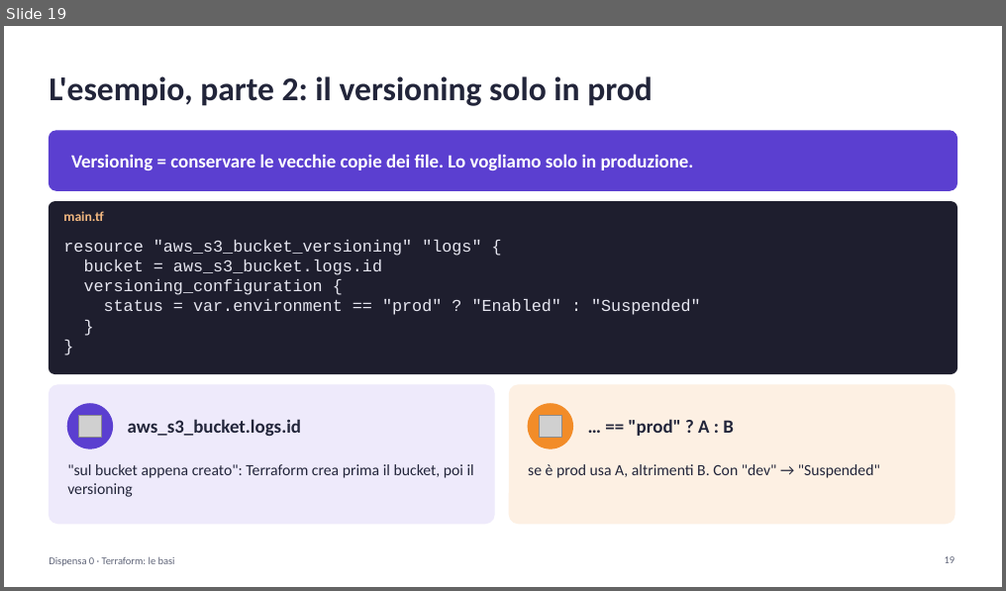
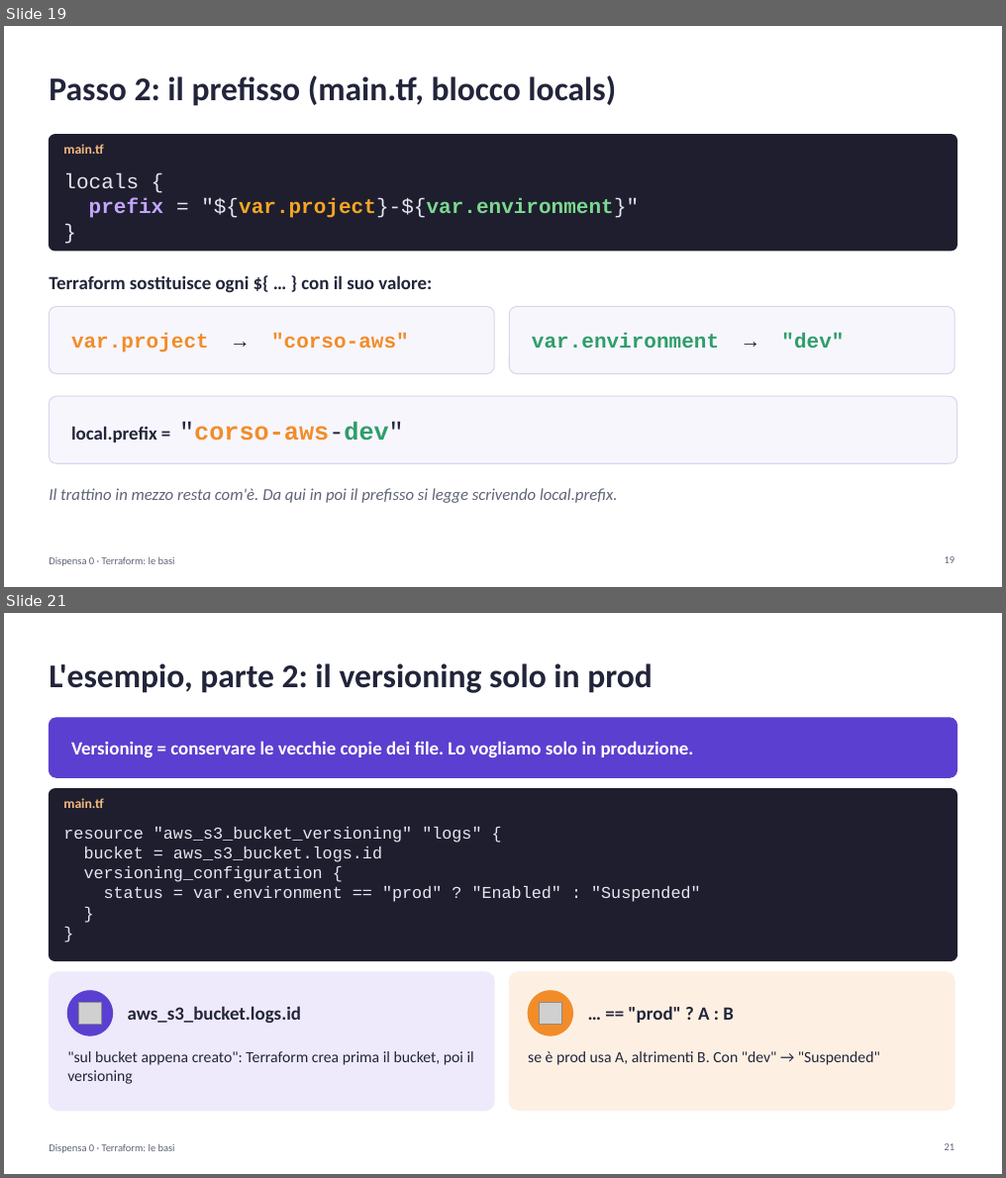
Before and after one commit to cereZ23/aws, a slide deck: slide/slide-0-terraform.pptx. Shown one above the other, each under a label of ours: slide 19 before the commit, slides 19 and 21 after it; the slides between them are not shown. The pictures are 1006x591 and 1006x1178 pixels, drawn with LibreOffice and Linux fonts; fonts in the diff are those of the drawing; grey boxes stand for pictures. Boxes give left, top, right and bottom in pixels: in the first picture for what was removed or moved away, otherwise in the second. Text is boxed around its words. In the diff, an @@ line names an element or a change of style, - is before the commit and + after.

Commit message:
Lezione 0: come nasce il nome del bucket, file per file, con i colori (slide e dispensa)

```diff
--- a/slide/slide-0-terraform.pptx
+++ b/slide/slide-0-terraform.pptx
@@ slide 19 added at [4, 26, 1002, 587], background #FFFFFF @@
@@ text added at [49, 76, 616, 106], 32 pt, text #22253A, bold @@
+Passo 2: il prefisso (main.tf, blocco locals)
@@ rounded rectangle added at [49, 135, 957, 251], fill #1E1E2E, outline #1E1E2E 1 pt @@
@@ text added at [63, 144, 103, 154], 13 pt, text #F2B880, bold @@
+main.tf
@@ text added at [63, 174, 639, 218], 20 pt, text #E6E6F0, bold @@
+locals {
+prefix = "${var.project}-${var.environment}"
+}
@@ text added at [49, 275, 432, 292], 18 pt, text #22253A, bold @@
+Terraform sostituisce ogni ${ … } con il suo valore:
@@ rounded rectangle added at [49, 307, 494, 374], fill #F7F6FD, outline #D9D6EC 1 pt @@
@@ rounded rectangle added at [509, 307, 954, 374], fill #F7F6FD, outline #D9D6EC 1 pt @@
@@ text added at [71, 333, 409, 353], 20 pt, text #F28C28, bold @@
+var.project → "corso-aws"
@@ text added at [532, 333, 844, 348], 20 pt, text #2E9E6B, bold @@
+var.environment → "dev"
@@ rounded rectangle added at [49, 396, 957, 464], fill #F7F6FD, outline #D9D6EC 1 pt @@
@@ text added at [71, 421, 404, 443], 24 pt, text #22253A, bold @@
+local.prefix = "corso-aws-dev"
@@ text added at [49, 488, 618, 503], 16 pt, text #5F6478, italic @@
+Il trattino in mezzo resta com'è. Da qui in poi il prefisso si legge scrivendo local.prefix.
@@ text added at [49, 558, 175, 567], 10 pt, text #5F6478 @@
+Dispensa 0 · Terraform: le basi
@@ page number added at [944, 557, 955, 564], 10 pt, text #5F6478 @@
+19
@@ what was slide 19 is now slide 21 @@
@@ page number at [944, 1144, 955, 1151]: text changed @@
-19
+21
```
Also in this commit, not shown: 1 slide changed, 3 other slides added, 2 slides removed, 1 other file.
